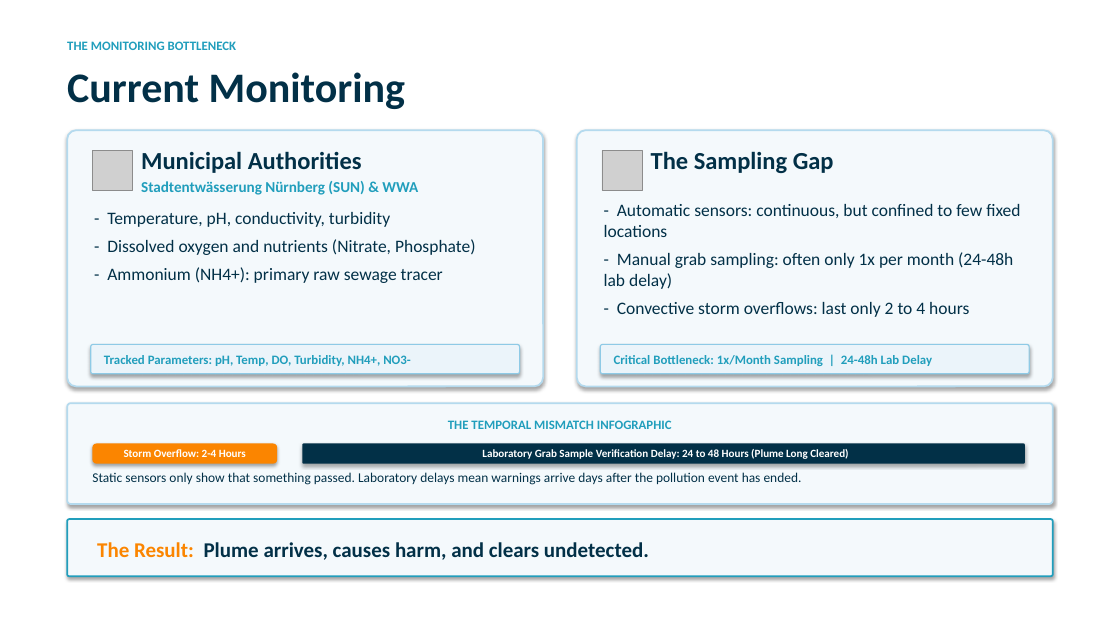
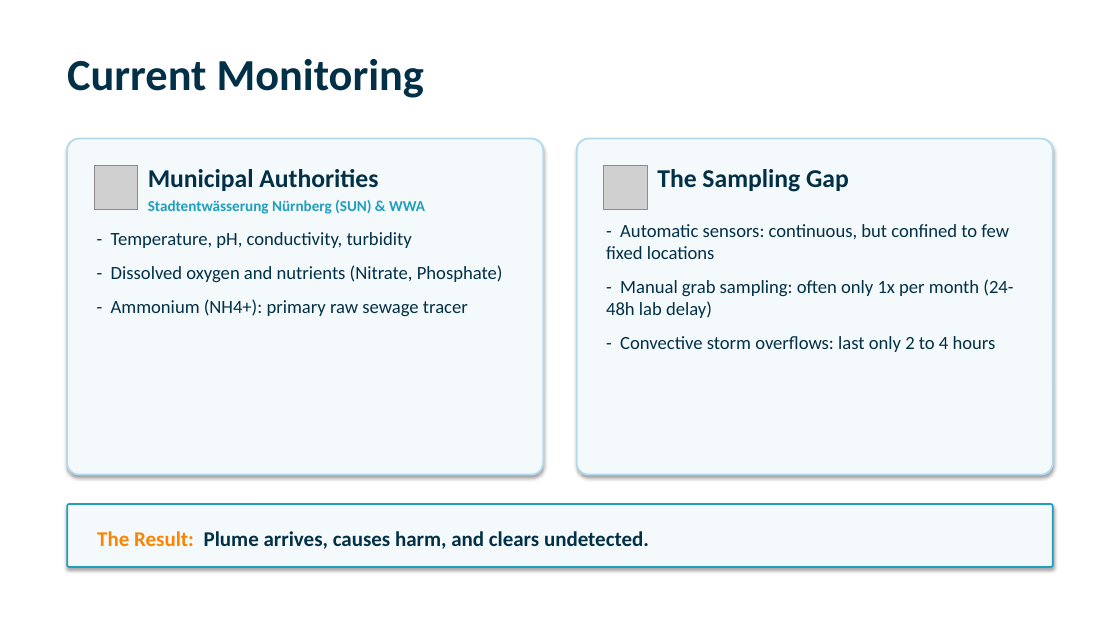
Before and after one commit to PrinzMajkl/Euroteq_Eindhoven_T3, a slide deck: slide 3 of presentation/plumetrace_presentation.pptx. Drawn at 1120x630 pixels with LibreOffice and Linux fonts; fonts in the diff are those of the drawing; grey boxes stand for pictures. Boxes give left, top, right and bottom in pixels: in the first picture for what was removed or moved away, otherwise in the second. Text is boxed around its words. In the diff, an @@ line names an element or a change of style, - is before the commit and + after.

```diff
--- a/presentation/plumetrace_presentation.pptx
+++ b/presentation/plumetrace_presentation.pptx
@@ text "Current Monitoring": place and size @@
-text "Current Monitoring" at [67,72,405,109]
+text "Current Monitoring" at [67,59,424,98]
@@ text "Current Monitoring" at [67,59,424,98]: size 36 to 38 pt @@
@@ text removed at [67,41,237,50] @@
-THE MONITORING BOTTLENECK
@@ rounded rectangle: place and size @@
-rounded rectangle at [67,130,544,386]
+rounded rectangle at [67,139,544,475]
@@ rounded rectangle: place and size @@
-rounded rectangle at [577,130,1054,386]
+rounded rectangle at [577,139,1054,475]
@@ picture: place and size @@
-picture at [92,150,133,191]
+picture at [94,166,138,209]
@@ text "Municipal Authorities": place and size @@
-text "Municipal Authorities" at [141,151,418,195]
+text "Municipal Authorities" at [148,169,425,214]
@@ text "Municipal Authorities" at [148,169,425,214]: size 21 to 22 pt in "Municipal Authorities"; more space between paragraphs @@
@@ picture: place and size @@
-picture at [602,150,643,191]
+picture at [604,166,648,209]
@@ text "The Sampling Gap": place and size @@
-text "The Sampling Gap" at [651,151,834,173]
+text "The Sampling Gap" at [657,169,849,192]
@@ text "The Sampling Gap" at [657,169,849,192]: size 21 to 22 pt @@
@@ text "- Temperature, pH, conductivity, turbidity": place and size @@
-text "- Temperature, pH, conductivity, turbidity" at [107,212,476,283]
+text "- Temperature, pH, conductivity, turbidity" at [111,232,503,316]
@@ text "- Temperature, pH, conductivity, turbidity" at [111,232,503,316]: size 15 to 16 pt; more space between paragraphs @@
@@ text "- Automatic sensors: continuous, but ..." at [606,224,1013,352]: size 15 to 16 pt; more space between paragraphs @@
@@ text "- Automatic sensors: continuous, but ...": place and size @@
-text "- Automatic sensors: continuous, but ..." at [604,204,1020,317]
+text "- Automatic sensors: continuous, but ..." at [606,224,1013,352]
@@ rounded rectangle removed at [91,344,520,374] @@
-Tracked Parameters: pH, Temp, DO, Turbidity, NH4+, NO3-
@@ rounded rectangle removed at [601,344,1030,374] @@
-Critical Bottleneck: 1x/Month Sampling | 24-48h Lab Delay
@@ rounded rectangle removed at [67,403,1053,504] @@
-THE TEMPORAL MISMATCH INFOGRAPHIC
@@ rounded rectangle removed at [92,444,277,464] @@
-Storm Overflow: 2-4 Hours
@@ rounded rectangle removed at [302,444,1025,464] @@
-Laboratory Grab Sample Verification Delay: 24 to 48 Hours (Plume Long Cleared)
@@ text removed at [92,472,802,485] @@
-Static sensors only show that something passed. Laboratory delays mean warnings arrive days after the pollution event has ended.
@@ rounded rectangle "The Result: Plume arrives, causes ...": place and size @@
-rounded rectangle "The Result: Plume arrives, causes ..." at [67,519,1053,576]
+rounded rectangle "The Result: Plume arrives, causes ..." at [67,504,1053,567]
```
Also in this commit, not shown: 6 other slides changed, 2 other files.
